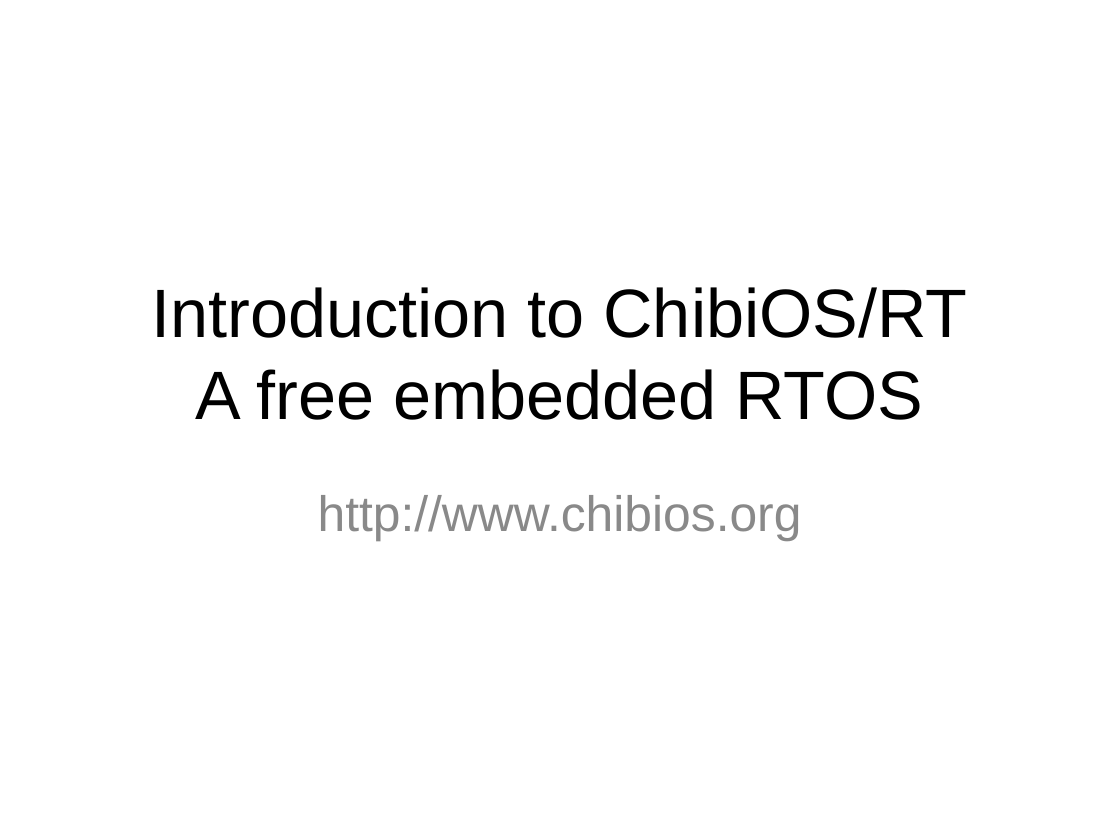
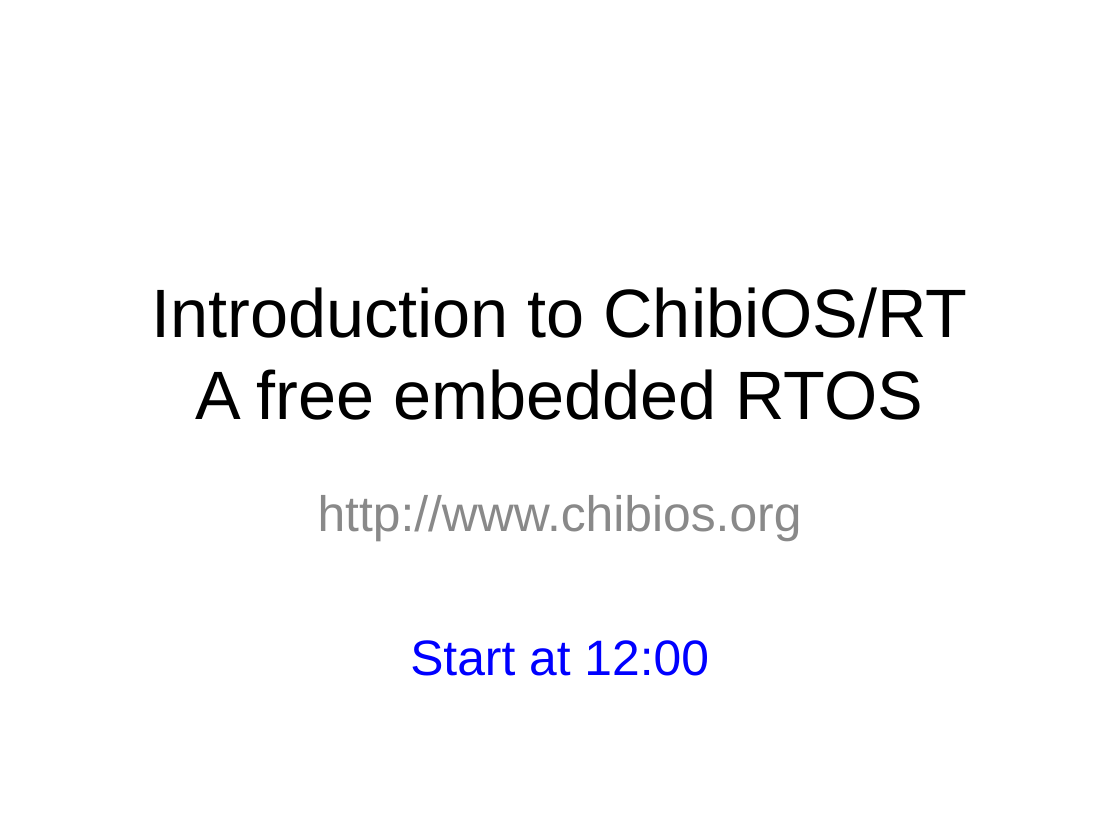
Before and after one commit to mabl/ChibiOS, a slide deck: slide 1 of slides_better_embedded_2012/ChibiOS-RT 1 Introduction.ppt. Drawn at 1120x840 pixels with LibreOffice and Linux fonts; fonts in the diff are those of the drawing; background and template pictures are left out. Boxes give left, top, right and bottom in pixels: in the first picture for what was removed or moved away, otherwise in the second. Text is boxed around its words. In the diff, an @@ line names an element or a change of style, - is before the commit and + after.

```diff
--- a/slides_better_embedded_2012/ChibiOS-RT 1 Introduction.ppt
+++ b/slides_better_embedded_2012/ChibiOS-RT 1 Introduction.ppt
@@ text at <box>410,640,709,676</box>: paragraph added @@
+Start at 12:00
```
Also in this commit, not shown: 12 other slides changed, 1 other file.
